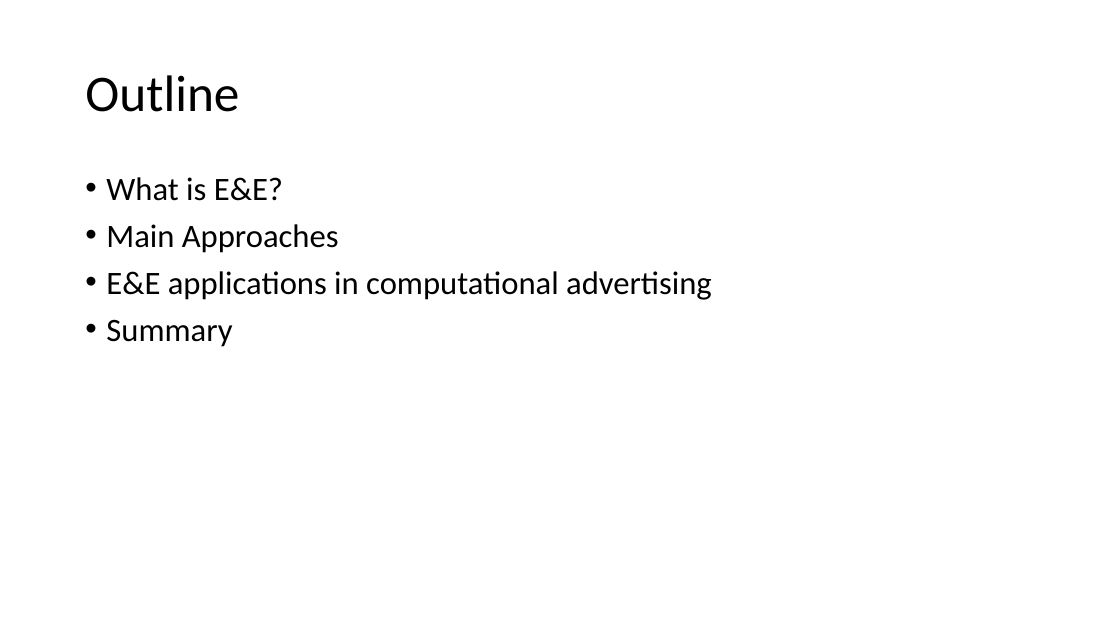
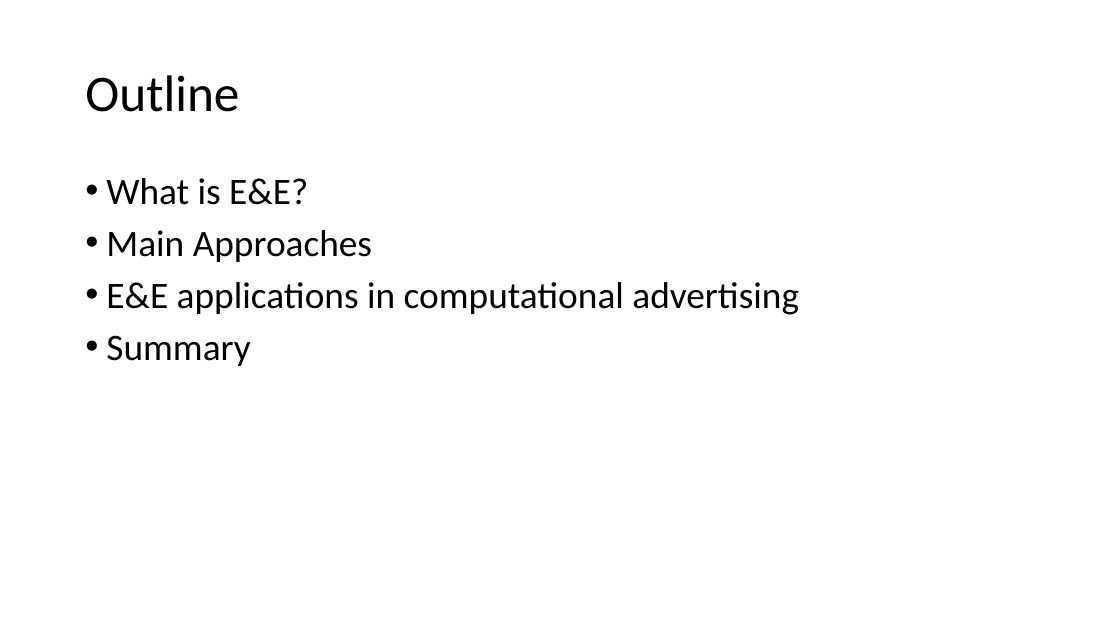
Before and after one commit to wzhe06/Ad-papers, a slide deck: slide 2 of Explore and Exploit/EandE.pptx. Drawn at 1120x630 pixels with LibreOffice and Linux fonts; fonts in the diff are those of the drawing. Boxes give left, top, right and bottom in pixels: in the first picture for what was removed or moved away, otherwise in the second. Text is boxed around its words. In the diff, an @@ line names an element or a change of style, - is before the commit and + after.

```diff
--- a/Explore and Exploit/EandE.pptx
+++ b/Explore and Exploit/EandE.pptx
@@ text "What is E&E?" at (x1=106, y1=178, x2=799, y2=366): size 28 to 32 pt @@
```
Also in this commit, not shown: 2 other slides changed, 6 slides added, 1 other file.
